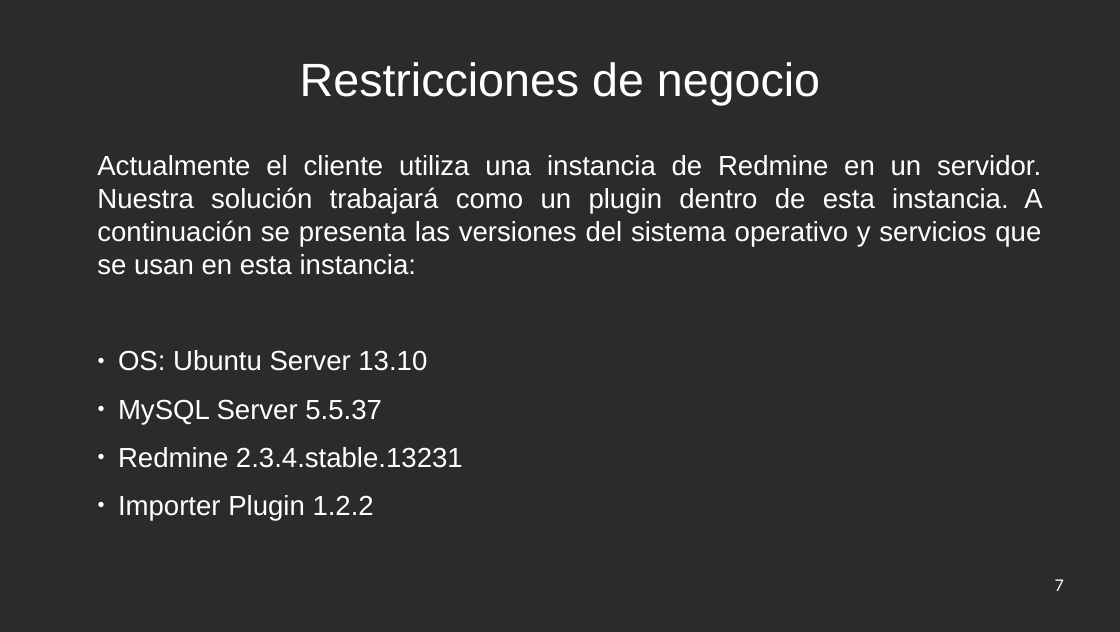
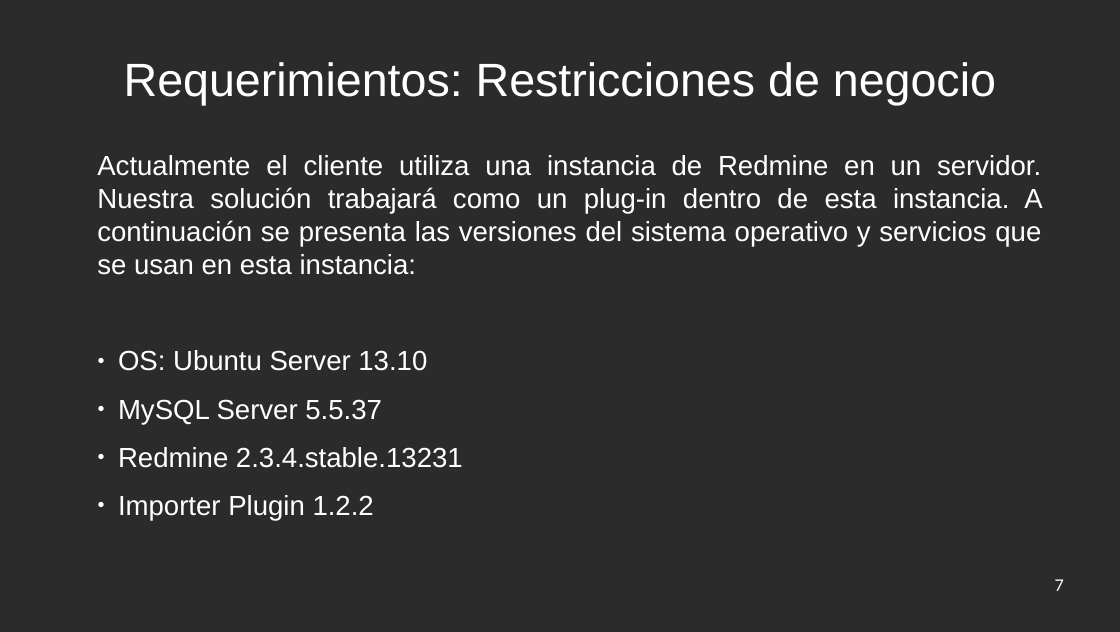
Before and after one commit to jw92/PPR, a slide deck: slide 7 of final.odp. Drawn at 1120x632 pixels with LibreOffice and Linux fonts; fonts in the diff are those of the drawing; background and template pictures are left out; a plain dark background stands for a picture behind light text. Boxes give left, top, right and bottom in pixels: in the first picture for what was removed or moved away, otherwise in the second. Text is boxed around its words. In the diff, an @@ line names an element or a change of style, - is before the commit and + after.

```diff
--- a/final.odp
+++ b/final.odp
@@ title at box(124, 62, 996, 105): text changed @@
-Restricciones de negocio
+Requerimientos: Restricciones de negocio
@@ text at box(97, 155, 1042, 275): text changed @@
-Actualmente el cliente utiliza una instancia de Redmine en un servidor. Nuestra solución trabajará como un plugin dentro de esta instancia. A continuación se presenta las versiones del sistema operativo y servicios que se usan en esta instancia:
+Actualmente el cliente utiliza una instancia de Redmine en un servidor. Nuestra solución trabajará como un plug-in dentro de esta instancia. A continuación se presenta las versiones del sistema operativo y servicios que se usan en esta instancia:
```
Also in this commit, not shown: 9 other slides changed, 14 slides added, 17 slides removed.
